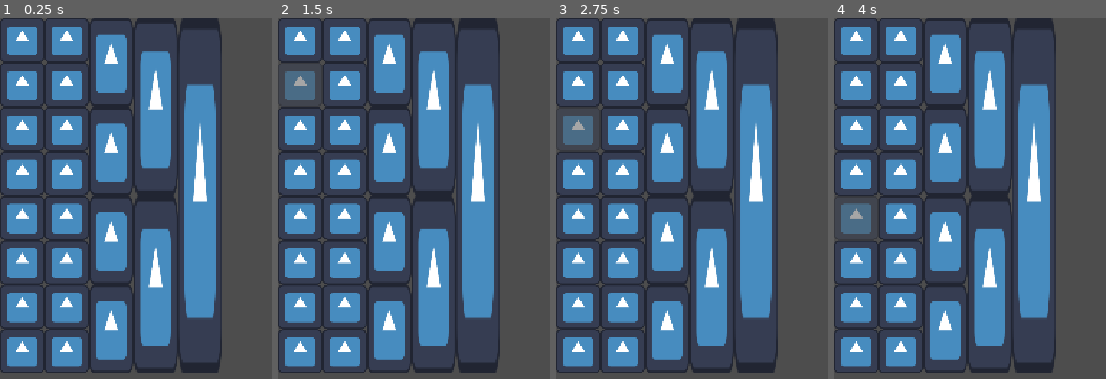
Above: before the commit, frames 1-4 (left to right).
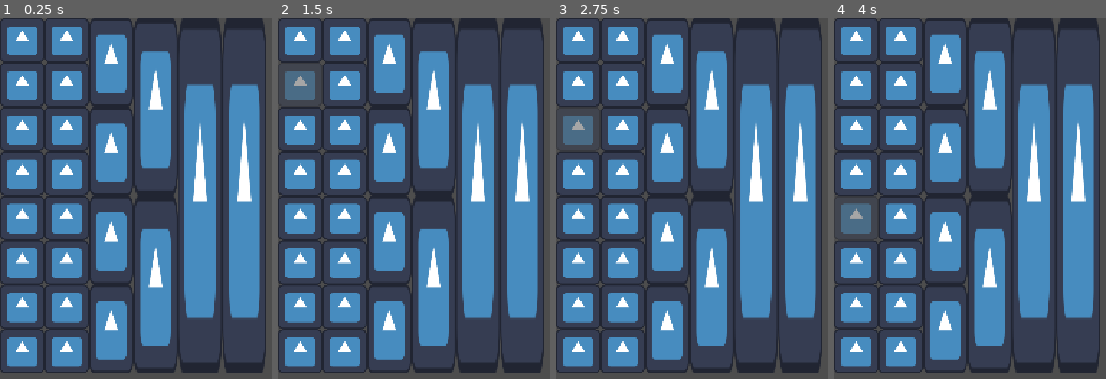
Above: after the commit, the same moments.

Repository: pgpais/gmtk-2026
Game: Godot game, scene res://main.tscn
Two runs of this game, one before a commit and one after it. Both use one fixed random seed, a clock stepped at 60 frames per second and the inputs below. The engine's default icon, where the game draws it, is replaced by a stand-in: a white triangle on a blue panel in a dark square.
Inputs (mouse positions are in pixels of both pictures, inside the frame that each line leads up to):
- Up to frame 1 (0.25 s): no input
- Up to frame 2 (1.5 s): tap Enter at 0.5 s; move the mouse to (299, 39) at 0.52 s; tap Space at 1.25 s; move the mouse to (299, 82) at 1.27 s
- Up to frame 3 (2.75 s): tap Enter at 2 s; move the mouse to (577, 129) at 2.02 s
- Up to frame 4 (4 s): tap Space at 2.75 s; move the mouse to (855, 173) at 2.77 s; tap Enter at 3.5 s; move the mouse to (855, 216) at 3.52 s

The runs differ from the first frame. In frame 1, 9.3% of the frame differs, in the area x 81-98%, y 0-99%; in frame 2, 9.3%; in frame 3, 9.3%; in frame 4, 9.3%.
Error before the commit: Invalid access to property or key 'edited_scene_root' on a base object of type 'null instance'. (res://map/grid_map.gd:34)
Error after the commit: Invalid access to property or key 'edited_scene_root' on a base object of type 'null instance'. (res://map/grid_map.gd:35)

Commit message:
made grid map a global class. removed the scene reference in main. removed deprecated scenes

Diff:
--- a/main.tscn
+++ b/main.tscn
@@ -1,7 +1,211 @@
 [gd_scene format=3 uid="uid://da8sgbng7wcgu"]
 
-[ext_resource type="PackedScene" uid="uid://di6quukxkulqn" path="res://map/grid_map.tscn" id="1_ig7tw"]
+[ext_resource type="Script" uid="uid://dojshow4it3ya" path="res://map/grid_map.gd" id="1_ig7tw"]
+[ext_resource type="Script" uid="uid://dtdg6wi6v4o0a" path="res://map/layer.gd" id="2_1bvp3"]
+[ext_resource type="PackedScene" uid="uid://bmifyrtst83yc" path="res://map/tile.tscn" id="3_lquwl"]
+[ext_resource type="Script" uid="uid://d1vsxetgx8k52" path="res://map/tile.gd" id="4_7mycd"]
 
 [node name="main" type="Node2D" unique_id=1936105572]
 
-[node name="GridMap" parent="." unique_id=1574253330 instance=ExtResource("1_ig7tw")]
+[node name="LayerGridMap" type="Node2D" parent="." unique_id=1932554677]
+script = ExtResource("1_ig7tw")
+layers = Array[int]([8, 8, 4, 2, 1, 1])
+metadata/_custom_type_script = "uid://dojshow4it3ya"
+
+[node name="Layer" type="Node2D" parent="LayerGridMap" unique_id=794099245]
+position = Vector2(32, 0)
+script = ExtResource("2_1bvp3")
+number_of_tiles = 8
+tile_size_multiplier = 1
+
+[node name="Tile9" type="Area2D" parent="LayerGridMap/Layer" unique_id=813079352 instance=ExtResource("3_lquwl")]
+position = Vector2(0, 32)
+script = ExtResource("4_7mycd")
+tile_size_multiplier = 1
+metadata/_custom_type_script = "uid://d1vsxetgx8k52"
+
+[node name="Tile10" type="Area2D" parent="LayerGridMap/Layer" unique_id=1510838028 instance=ExtResource("3_lquwl")]
+position = Vector2(0, 96)
+script = ExtResource("4_7mycd")
+tile_index = 1
+tile_size_multiplier = 1
+metadata/_custom_type_script = "uid://d1vsxetgx8k52"
+
+[node name="Tile11" type="Area2D" parent="LayerGridMap/Layer" unique_id=1789110600 instance=ExtResource("3_lquwl")]
+position = Vector2(0, 160)
+script = ExtResource("4_7mycd")
+tile_index = 2
+tile_size_multiplier = 1
+metadata/_custom_type_script = "uid://d1vsxetgx8k52"
+
+[node name="Tile12" type="Area2D" parent="LayerGridMap/Layer" unique_id=2135098610 instance=ExtResource("3_lquwl")]
+position = Vector2(0, 224)
+script = ExtResource("4_7mycd")
+tile_index = 3
+tile_size_multiplier = 1
+metadata/_custom_type_script = "uid://d1vsxetgx8k52"
+
+[node name="Tile13" type="Area2D" parent="LayerGridMap/Layer" unique_id=2081878392 instance=ExtResource("3_lquwl")]
+position = Vector2(0, 288)
+script = ExtResource("4_7mycd")
+tile_index = 4
+tile_size_multiplier = 1
+metadata/_custom_type_script = "uid://d1vsxetgx8k52"
+
+[node name="Tile14" type="Area2D" parent="LayerGridMap/Layer" unique_id=1460432222 instance=ExtResource("3_lquwl")]
+position = Vector2(0, 352)
+script = ExtResource("4_7mycd")
+tile_index = 5
+tile_size_multiplier = 1
+metadata/_custom_type_script = "uid://d1vsxetgx8k52"
+
+[node name="Tile15" type="Area2D" parent="LayerGridMap/Layer" unique_id=2126632334 instance=ExtResource("3_lquwl")]
+position = Vector2(0, 416)
+script = ExtResource("4_7mycd")
+tile_index = 6
+tile_size_multiplier = 1
+metadata/_custom_type_script = "uid://d1vsxetgx8k52"
+
+[node name="Tile16" type="Area2D" parent="LayerGridMap/Layer" unique_id=248006537 instance=ExtResource("3_lquwl")]
+position = Vector2(0, 480)
+script = ExtResource("4_7mycd")
+tile_index = 7
+tile_size_multiplier = 1
+metadata/_custom_type_script = "uid://d1vsxetgx8k52"
+
+[node name="Layer4" type="Node2D" parent="LayerGridMap" unique_id=1504729255]
+position = Vector2(96, 0)
+script = ExtResource("2_1bvp3")
+number_of_tiles = 8
+tile_size_multiplier = 1
+
+[node name="Tile9" type="Area2D" parent="LayerGridMap/Layer4" unique_id=157483017 instance=ExtResource("3_lquwl")]
+position = Vector2(0, 32)
+script = ExtResource("4_7mycd")
+tile_size_multiplier = 1
+metadata/_custom_type_script = "uid://d1vsxetgx8k52"
+
+[node name="Tile10" type="Area2D" parent="LayerGridMap/Layer4" unique_id=36596839 instance=ExtResource("3_lquwl")]
+position = Vector2(0, 96)
+script = ExtResource("4_7mycd")
+tile_index = 1
+tile_size_multiplier = 1
+metadata/_custom_type_script = "uid://d1vsxetgx8k52"
+
+[node name="Tile11" type="Area2D" parent="LayerGridMap/Layer4" unique_id=1791856660 instance=ExtResource("3_lquwl")]
+position = Vector2(0, 160)
+script = ExtResource("4_7mycd")
+tile_index = 2
+tile_size_multiplier = 1
+metadata/_custom_type_script = "uid://d1vsxetgx8k52"
+
+[node name="Tile12" type="Area2D" parent="LayerGridMap/Layer4" unique_id=1011992094 instance=ExtResource("3_lquwl")]
+position = Vector2(0, 224)
+script = ExtResource("4_7mycd")
+tile_index = 3
+tile_size_multiplier = 1
+metadata/_custom_type_script = "uid://d1vsxetgx8k52"
+
+[node name="Tile13" type="Area2D" parent="LayerGridMap/Layer4" unique_id=2050178827 instance=ExtResource("3_lquwl")]
+position = Vector2(0, 288)
+script = ExtResource("4_7mycd")
+tile_index = 4
+tile_size_multiplier = 1
+metadata/_custom_type_script = "uid://d1vsxetgx8k52"
+
+[node name="Tile14" type="Area2D" parent="LayerGridMap/Layer4" unique_id=957200335 instance=ExtResource("3_lquwl")]
+position = Vector2(0, 352)
+script = ExtResource("4_7mycd")
+tile_index = 5
+tile_size_multiplier = 1
+metadata/_custom_type_script = "uid://d1vsxetgx8k52"
+
+[node name="Tile15" type="Area2D" parent="LayerGridMap/Layer4" unique_id=1676913510 instance=ExtResource("3_lquwl")]
+position = Vector2(0, 416)
+script = ExtResource("4_7mycd")
+tile_index = 6
+tile_size_multiplier = 1
+metadata/_custom_type_script = "uid://d1vsxetgx8k52"
+
+[node name="Tile16" type="Area2D" parent="LayerGridMap/Layer4" unique_id=103693335 instance=ExtResource("3_lquwl")]
+position = Vector2(0, 480)
+script = ExtResource("4_7mycd")
+tile_index = 7
+tile_size_multiplier = 1
+metadata/_custom_type_script = "uid://d1vsxetgx8k52"
+
+[node name="Layer5" type="Node2D" parent="LayerGridMap" unique_id=341840281]
+position = Vector2(160, 0)
+script = ExtResource("2_1bvp3")
+number_of_tiles = 4
+tile_size_multiplier = 2
+
+[node name="Tile5" type="Area2D" parent="LayerGridMap/Layer5" unique_id=715812766 instance=ExtResource("3_lquwl")]
+position = Vector2(0, 64)
+script = ExtResource("4_7mycd")
+tile_size_multiplier = 2
+metadata/_custom_type_script = "uid://d1vsxetgx8k52"
+
+[node name="Tile6" type="Area2D" parent="LayerGridMap/Layer5" unique_id=1129992974 instance=ExtResource("3_lquwl")]
+position = Vector2(0, 192)
+script = ExtResource("4_7mycd")
+tile_index = 1
+tile_size_multiplier = 2
+metadata/_custom_type_script = "uid://d1vsxetgx8k52"
+
+[node name="Tile7" type="Area2D" parent="LayerGridMap/Layer5" unique_id=1760220445 instance=ExtResource("3_lquwl")]
+position = Vector2(0, 320)
+script = ExtResource("4_7mycd")
+tile_index = 2
+tile_size_multiplier = 2
+metadata/_custom_type_script = "uid://d1vsxetgx8k52"
+
+[node name="Tile8" type="Area2D" parent="LayerGridMap/Layer5" unique_id=1743949748 instance=ExtResource("3_lquwl")]
+position = Vector2(0, 448)
+script = ExtResource("4_7mycd")
+tile_index = 3
+tile_size_multiplier = 2
+metadata/_custom_type_script = "uid://d1vsxetgx8k52"
+
+[node name="Layer8" type="Node2D" parent="LayerGridMap" unique_id=361836062]
+position = Vector2(224, 0)
+script = ExtResource("2_1bvp3")
+number_of_tiles = 2
+tile_size_multiplier = 4
+
+[node name="Tile3" type="Area2D" parent="LayerGridMap/Layer8" unique_id=2068235883 instance=ExtResource("3_lquwl")]
+position = Vector2(0, 128)
+script = ExtResource("4_7mycd")
+tile_size_multiplier = 4
+metadata/_custom_type_script = "uid://d1vsxetgx8k52"
+
+[node name="Tile4" type="Area2D" parent="LayerGridMap/Layer8" unique_id=35129629 instance=ExtResource("3_lquwl")]
+position = Vector2(0, 384)
+script = ExtResource("4_7mycd")
+tile_index = 1
+tile_size_multiplier = 4
+metadata/_custom_type_script = "uid://d1vsxetgx8k52"
+
+[node name="Layer10" type="Node2D" parent="LayerGridMap" unique_id=125999832]
+position = Vector2(288, 0)
+script = ExtResource("2_1bvp3")
+number_of_tiles = 1
+tile_size_multiplier = 8
+
+[node name="Tile2" type="Area2D" parent="LayerGridMap/Layer10" unique_id=1404528872 instance=ExtResource("3_lquwl")]
+position = Vector2(0, 256)
+script = ExtResource("4_7mycd")
+tile_size_multiplier = 8
+metadata/_custom_type_script = "uid://d1vsxetgx8k52"
+
+[node name="Layer12" type="Node2D" parent="LayerGridMap" unique_id=1254319061]
+position = Vector2(352, 0)
+script = ExtResource("2_1bvp3")
+number_of_tiles = 1
+tile_size_multiplier = 8
+
+[node name="Tile2" type="Area2D" parent="LayerGridMap/Layer12" unique_id=1091121609 instance=ExtResource("3_lquwl")]
+position = Vector2(0, 256)
+script = ExtResource("4_7mycd")
+tile_size_multiplier = 8
+metadata/_custom_type_script = "uid://d1vsxetgx8k52"
--- a/map/grid_map.gd
+++ b/map/grid_map.gd
@@ -1,4 +1,5 @@
 @tool
+class_name LayerGridMap
 extends Node2D
 
 ## Maximum number of tiles the map can have
--- a/map/grid_map.tscn
+++ /dev/null
@@ -1,196 +0,0 @@
-[gd_scene format=3 uid="uid://di6quukxkulqn"]
-
-[ext_resource type="Script" uid="uid://dojshow4it3ya" path="res://map/grid_map.gd" id="1_tvw0y"]
-[ext_resource type="PackedScene" uid="uid://bmifyrtst83yc" path="res://map/tile.tscn" id="2_y2271"]
-[ext_resource type="Script" uid="uid://dtdg6wi6v4o0a" path="res://map/layer.gd" id="3_adypy"]
-[ext_resource type="Script" uid="uid://d1vsxetgx8k52" path="res://map/tile.gd" id="5_51dlw"]
-
-[node name="GridMap" type="Node2D" unique_id=1574253330]
-script = ExtResource("1_tvw0y")
-layers = Array[int]([8, 8, 4, 2, 1])
-
-[node name="Layer" type="Node2D" parent="." unique_id=2015895446]
-position = Vector2(32, 0)
-script = ExtResource("3_adypy")
-number_of_tiles = 8
-tile_size_multiplier = 1
-
-[node name="Tile9" type="Area2D" parent="Layer" unique_id=813079352 instance=ExtResource("2_y2271")]
-position = Vector2(0, 32)
-script = ExtResource("5_51dlw")
-tile_size_multiplier = 1
-metadata/_custom_type_script = "uid://d1vsxetgx8k52"
-
-[node name="Tile10" type="Area2D" parent="Layer" unique_id=1714873301 instance=ExtResource("2_y2271")]
-position = Vector2(0, 96)
-script = ExtResource("5_51dlw")
-tile_index = 1
-tile_size_multiplier = 1
-metadata/_custom_type_script = "uid://d1vsxetgx8k52"
-
-[node name="Tile11" type="Area2D" parent="Layer" unique_id=924628423 instance=ExtResource("2_y2271")]
-position = Vector2(0, 160)
-script = ExtResource("5_51dlw")
-tile_index = 2
-tile_size_multiplier = 1
-metadata/_custom_type_script = "uid://d1vsxetgx8k52"
-
-[node name="Tile12" type="Area2D" parent="Layer" unique_id=659686421 instance=ExtResource("2_y2271")]
-position = Vector2(0, 224)
-script = ExtResource("5_51dlw")
-tile_index = 3
-tile_size_multiplier = 1
-metadata/_custom_type_script = "uid://d1vsxetgx8k52"
-
-[node name="Tile13" type="Area2D" parent="Layer" unique_id=1260431355 instance=ExtResource("2_y2271")]
-position = Vector2(0, 288)
-script = ExtResource("5_51dlw")
-tile_index = 4
-tile_size_multiplier = 1
-metadata/_custom_type_script = "uid://d1vsxetgx8k52"
-
-[node name="Tile14" type="Area2D" parent="Layer" unique_id=316657499 instance=ExtResource("2_y2271")]
-position = Vector2(0, 352)
-script = ExtResource("5_51dlw")
-tile_index = 5
-tile_size_multiplier = 1
-metadata/_custom_type_script = "uid://d1vsxetgx8k52"
-
-[node name="Tile15" type="Area2D" parent="Layer" unique_id=1304061826 instance=ExtResource("2_y2271")]
-position = Vector2(0, 416)
-script = ExtResource("5_51dlw")
-tile_index = 6
-tile_size_multiplier = 1
-metadata/_custom_type_script = "uid://d1vsxetgx8k52"
-
-[node name="Tile16" type="Area2D" parent="Layer" unique_id=1393271932 instance=ExtResource("2_y2271")]
-position = Vector2(0, 480)
-script = ExtResource("5_51dlw")
-tile_index = 7
-tile_size_multiplier = 1
-metadata/_custom_type_script = "uid://d1vsxetgx8k52"
-
-[node name="Layer4" type="Node2D" parent="." unique_id=1884494412]
-position = Vector2(96, 0)
-script = ExtResource("3_adypy")
-number_of_tiles = 8
-tile_size_multiplier = 1
-
-[node name="Tile9" type="Area2D" parent="Layer4" unique_id=1617136078 instance=ExtResource("2_y2271")]
-position = Vector2(0, 32)
-script = ExtResource("5_51dlw")
-tile_size_multiplier = 1
-metadata/_custom_type_script = "uid://d1vsxetgx8k52"
-
-[node name="Tile10" type="Area2D" parent="Layer4" unique_id=405151823 instance=ExtResource("2_y2271")]
-position = Vector2(0, 96)
-script = ExtResource("5_51dlw")
-tile_index = 1
-tile_size_multiplier = 1
-metadata/_custom_type_script = "uid://d1vsxetgx8k52"
-
-[node name="Tile11" type="Area2D" parent="Layer4" unique_id=1769436958 instance=ExtResource("2_y2271")]
-position = Vector2(0, 160)
-script = ExtResource("5_51dlw")
-tile_index = 2
-tile_size_multiplier = 1
-metadata/_custom_type_script = "uid://d1vsxetgx8k52"
-
-[node name="Tile12" type="Area2D" parent="Layer4" unique_id=1210942333 instance=ExtResource("2_y2271")]
-position = Vector2(0, 224)
-script = ExtResource("5_51dlw")
-tile_index = 3
-tile_size_multiplier = 1
-metadata/_custom_type_script = "uid://d1vsxetgx8k52"
-
-[node name="Tile13" type="Area2D" parent="Layer4" unique_id=2047992563 instance=ExtResource("2_y2271")]
-position = Vector2(0, 288)
-script = ExtResource("5_51dlw")
-tile_index = 4
-tile_size_multiplier = 1
-metadata/_custom_type_script = "uid://d1vsxetgx8k52"
-
-[node name="Tile14" type="Area2D" parent="Layer4" unique_id=1400557099 instance=ExtResource("2_y2271")]
-position = Vector2(0, 352)
-script = ExtResource("5_51dlw")
-tile_index = 5
-tile_size_multiplier = 1
-metadata/_custom_type_script = "uid://d1vsxetgx8k52"
-
-[node name="Tile15" type="Area2D" parent="Layer4" unique_id=2120932760 instance=ExtResource("2_y2271")]
-position = Vector2(0, 416)
-script = ExtResource("5_51dlw")
-tile_index = 6
-tile_size_multiplier = 1
-metadata/_custom_type_script = "uid://d1vsxetgx8k52"
-
-[node name="Tile16" type="Area2D" parent="Layer4" unique_id=1663621362 instance=ExtResource("2_y2271")]
-position = Vector2(0, 480)
-script = ExtResource("5_51dlw")
-tile_index = 7
-tile_size_multiplier = 1
-metadata/_custom_type_script = "uid://d1vsxetgx8k52"
-
-[node name="Layer5" type="Node2D" parent="." unique_id=1078452315]
-position = Vector2(160, 0)
-script = ExtResource("3_adypy")
-number_of_tiles = 4
-tile_size_multiplier = 2
-
-[node name="Tile5" type="Area2D" parent="Layer5" unique_id=1633662530 instance=ExtResource("2_y2271")]
-position = Vector2(0, 64)
-script = ExtResource("5_51dlw")
-tile_size_multiplier = 2
-metadata/_custom_type_script = "uid://d1vsxetgx8k52"
-
-[node name="Tile6" type="Area2D" parent="Layer5" unique_id=280361632 instance=ExtResource("2_y2271")]
-position = Vector2(0, 192)
-script = ExtResource("5_51dlw")
-tile_index = 1
-tile_size_multiplier = 2
-metadata/_custom_type_script = "uid://d1vsxetgx8k52"
-
-[node name="Tile7" type="Area2D" parent="Layer5" unique_id=185471469 instance=ExtResource("2_y2271")]
-position = Vector2(0, 320)
-script = ExtResource("5_51dlw")
-tile_index = 2
-tile_size_multiplier = 2
-metadata/_custom_type_script = "uid://d1vsxetgx8k52"
-
-[node name="Tile8" type="Area2D" parent="Layer5" unique_id=1082905782 instance=ExtResource("2_y2271")]
-position = Vector2(0, 448)
-script = ExtResource("5_51dlw")
-tile_index = 3
-tile_size_multiplier = 2
-metadata/_custom_type_script = "uid://d1vsxetgx8k52"
-
-[node name="Layer8" type="Node2D" parent="." unique_id=2137782717]
-position = Vector2(224, 0)
-script = ExtResource("3_adypy")
-number_of_tiles = 2
-tile_size_multiplier = 4
-
-[node name="Tile3" type="Area2D" parent="Layer8" unique_id=1792863072 instance=ExtResource("2_y2271")]
-position = Vector2(0, 128)
-script = ExtResource("5_51dlw")
-tile_size_multiplier = 4
-metadata/_custom_type_script = "uid://d1vsxetgx8k52"
-
-[node name="Tile4" type="Area2D" parent="Layer8" unique_id=427868260 instance=ExtResource("2_y2271")]
-position = Vector2(0, 384)
-script = ExtResource("5_51dlw")
-tile_index = 1
-tile_size_multiplier = 4
-metadata/_custom_type_script = "uid://d1vsxetgx8k52"
-
-[node name="Layer10" type="Node2D" parent="." unique_id=510608280]
-position = Vector2(288, 0)
-script = ExtResource("3_adypy")
-number_of_tiles = 1
-tile_size_multiplier = 8
-
-[node name="Tile2" type="Area2D" parent="Layer10" unique_id=856789079 instance=ExtResource("2_y2271")]
-position = Vector2(0, 256)
-script = ExtResource("5_51dlw")
-tile_size_multiplier = 8
-metadata/_custom_type_script = "uid://d1vsxetgx8k52"
--- a/map/layer.tscn
+++ /dev/null
@@ -1,53 +0,0 @@
-[gd_scene format=3 uid="uid://ry11bssctcu6"]
-
-[ext_resource type="Script" uid="uid://dtdg6wi6v4o0a" path="res://map/layer.gd" id="1_eckew"]
-[ext_resource type="PackedScene" uid="uid://bmifyrtst83yc" path="res://map/tile.tscn" id="2_iilxw"]
-[ext_resource type="Script" uid="uid://d1vsxetgx8k52" path="res://map/tile.gd" id="3_8lcul"]
-
-[node name="Layer" type="Node2D" unique_id=1921114732]
-script = ExtResource("1_eckew")
-tile_scene = ExtResource("2_iilxw")
-number_of_tiles = 6
-tile_size_multiplier = 3
-metadata/_custom_type_script = "uid://dtdg6wi6v4o0a"
-
-[node name="Tile2" type="Area2D" parent="." unique_id=813079352 instance=ExtResource("2_iilxw")]
-position = Vector2(0, 96)
-script = ExtResource("3_8lcul")
-tile_size_multiplier = 3
-metadata/_custom_type_script = "uid://d1vsxetgx8k52"
-
-[node name="Tile3" type="Area2D" parent="." unique_id=123598818 instance=ExtResource("2_iilxw")]
-position = Vector2(0, 288)
-script = ExtResource("3_8lcul")
-tile_index = 1
-tile_size_multiplier = 3
-metadata/_custom_type_script = "uid://d1vsxetgx8k52"
-
-[node name="Tile4" type="Area2D" parent="." unique_id=1508149090 instance=ExtResource("2_iilxw")]
-position = Vector2(0, 480)
-script = ExtResource("3_8lcul")
-tile_index = 2
-tile_size_multiplier = 3
-metadata/_custom_type_script = "uid://d1vsxetgx8k52"
-
-[node name="Tile6" type="Area2D" parent="." unique_id=1400680170 instance=ExtResource("2_iilxw")]
-position = Vector2(0, 672)
-script = ExtResource("3_8lcul")
-tile_index = 3
-tile_size_multiplier = 3
-metadata/_custom_type_script = "uid://d1vsxetgx8k52"
-
-[node name="Tile10" type="Area2D" parent="." unique_id=841407276 instance=ExtResource("2_iilxw")]
-position = Vector2(0, 864)
-script = ExtResource("3_8lcul")
-tile_index = 4
-tile_size_multiplier = 3
-metadata/_custom_type_script = "uid://d1vsxetgx8k52"
-
-[node name="Tile11" type="Area2D" parent="." unique_id=573067173 instance=ExtResource("2_iilxw")]
-position = Vector2(0, 1056)
-script = ExtResource("3_8lcul")
-tile_index = 5
-tile_size_multiplier = 3
-metadata/_custom_type_script = "uid://d1vsxetgx8k52"
